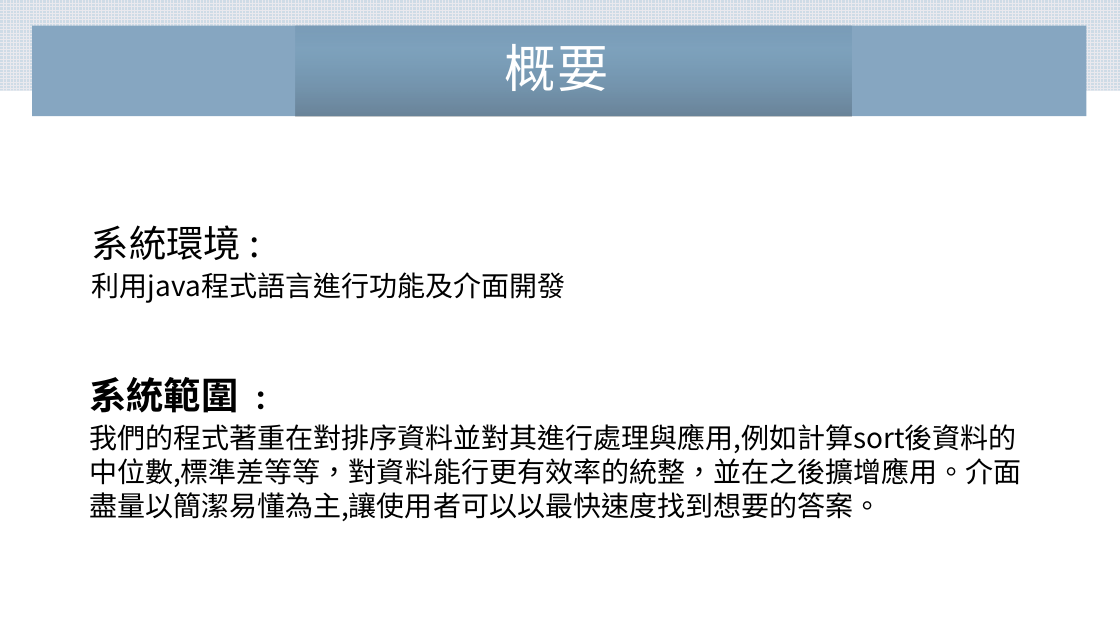
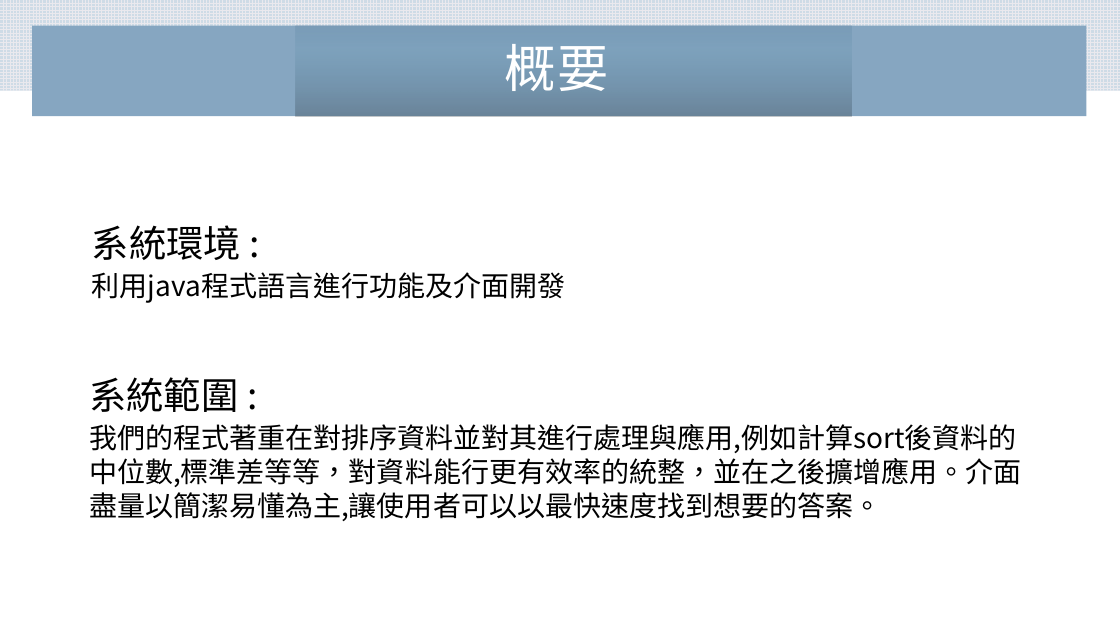
Before and after one commit to Jerrywu108150/se-final-project, a slide deck: slide 5 of 文書/簡報2.pptx. Drawn at 1120x630 pixels with LibreOffice and Linux fonts; fonts in the diff are those of the drawing. Boxes give left, top, right and bottom in pixels: in the first picture for what was removed or moved away, otherwise in the second. Text is boxed around its words. In the diff, an @@ line names an element or a change of style, - is before the commit and + after.

```diff
--- a/文書/簡報2.pptx
+++ b/文書/簡報2.pptx
@@ text at bbox=[89, 377, 238, 412]: font Calibri to Noto Sans CJK SC in ":"; bold off in "系統範圍 :" @@
```
Also in this commit, not shown: 1 other slide changed, 1 slide added, 1 slide removed.
